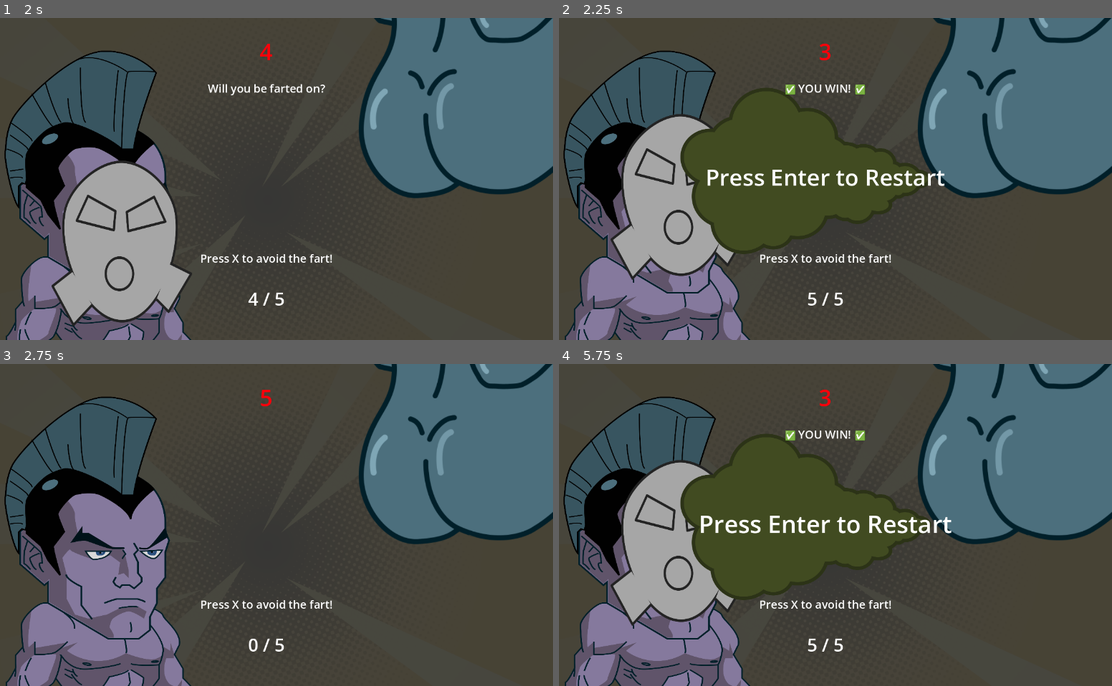
Above: before the commit, frames 1-4 (two rows, left to right).
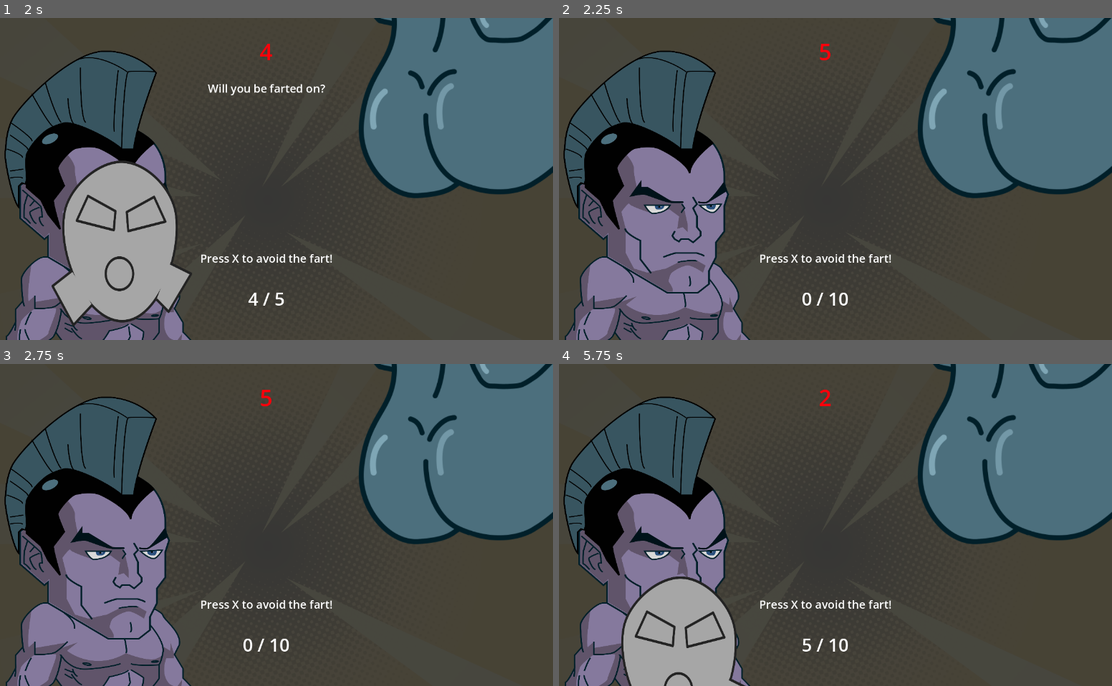
Above: after the commit, the same moments.

Repository: pmedvedevas/gamejam-2026
Game: Godot game, scene res://scenes/game.tscn
The game is run twice, just before and just after one commit, with the same random seed, the same clock (stepped at 60 frames per second) and the same inputs.
Inputs:
- Up to frame 1 (2 s): tap X (press_x) at 0.5, 0.8, 1.25, 1.35 s; hold Enter (press_enter) 0.53-1.28 s; tap Z (press_z, bound only after the commit) at 1.55 s
- Up to frame 2 (2.25 s): tap X (press_x) at 2 s; hold Z (press_z, bound only after the commit) from 2.03 s (still down)
- Up to frame 3 (2.75 s): keep holding Z (press_z, bound only after the commit); tap Enter (press_enter) at 2.3 s
- Up to frame 4 (5.75 s): tap X (press_x) at 2.75, 3.05, 3.5, 5.3 s; release Z (press_z, bound only after the commit) at 2.78 s; tap Enter (press_enter) at 2.85, 4.55 s; hold X (press_x) 3.53-4.28 s; tap Z (press_z, bound only after the commit) at 3.8, 4.35 s; hold Enter (press_enter) from 5.03 s (still down)

Frame 1 is identical in both runs. In frame 2, 13% of the frame differs, in the area x 9-70%, y 7-90%; in frame 3, 0.2%; in frame 4, 16%, in the area x 9-71%, y 8-100%.

Commit message:
Add levels to the game

Diff:
--- a/project.godot
+++ b/project.godot
@@ -36,6 +36,11 @@
 "events": [Object(InputEventKey,"resource_local_to_scene":false,"resource_name":"","device":-1,"window_id":0,"alt_press …(195 unchanged characters)…
 ]
 }
+press_z={
+"deadzone": 0.2,
+"events": [Object(InputEventKey,"resource_local_to_scene":false,"resource_name":"","device":-1,"window_id":0,"alt_pressed":false,"shift_pressed":false,"ctrl_pressed":false,"meta_pressed":false,"pressed":false,"keycode":0,"physical_keycode":90,"key_label":0,"unicode":122,"location":0,"echo":false,"script":null)
+]
+}
 
 [physics]
 
--- a/scenes/game.tscn
+++ b/scenes/game.tscn
@@ -64,6 +64,7 @@
 
 [sub_resource type="SystemFont" id="SystemFont_0tnpc"]
 font_names = PackedStringArray("Comic Sans MS")
+subpixel_positioning = 0
 
 [sub_resource type="Animation" id="Animation_trtic"]
 length = 0.001
--- a/scripts/game.gd
+++ b/scripts/game.gd
@@ -4,14 +4,22 @@
 signal lose
 signal update_ui(presses: int, required: int, time_left: float)
 
-const REQUIRED_PRESSES := 5
 const TIME_LIMIT := 5.0
-
-@onready var game: Node2D = $"."
 
 var press_count := 0
 var time_left := TIME_LIMIT
-var running := true
+var level := 1
+var required_presses := 5
+var presses_increment := 2 # One of the incrementation variable will be unnecessary most likely
+var presses_multiplier := 2
+
+enum GameState {
+	PLAYING,
+	WAITING_NEXT,
+	DEAD
+}
+
+var state := GameState.PLAYING
 
 @onready var timer_label: Label = $UI/TimerVBoxContainer/TimerLabel
 @onready var result_label: Label = $UI/ResultVBoxContainer/ResultLabel
@@ -31,45 +39,46 @@
 	update_ui_labels()
 
 func _process(delta):
-	if not running:
+	if state != GameState.PLAYING:
 		return
 
 	time_left -= delta
 	if time_left <= 0:
 		time_left = 0
-		running = false
 		update_ui_labels()
 
-		if press_count < REQUIRED_PRESSES:
+		if press_count < required_presses:
 			on_lose()
 		return
 
 	update_ui_labels()
 
 func _input(event):
-	if not running:
-		if event.is_action_pressed("press_enter"):
-			restart_game()
-		return
-
-	if event.is_action_pressed("press_x"):
-		#AudioPlayer.play_sfx("click")
-		press_count += 1
-		update_ui_labels()
-
-		if press_count >= REQUIRED_PRESSES:
-			running = false
-			on_win()
+	match state:
+		GameState.PLAYING:
+			if event.is_action_pressed("press_x"):
+				press_count += 1
+				update_ui_labels()
+				if press_count >= required_presses:
+					on_win()
+		GameState.WAITING_NEXT:
+			if event.is_action_pressed("press_z"):
+				next_level()
+		GameState.DEAD:
+			if event.is_action_pressed("press_enter"):
+				restart_game()
 
 func update_ui_labels():
 	timer_label.text = str(int(ceil(time_left)))
 	if press_label:
-		press_label.text = "%d / %d" % [press_count, REQUIRED_PRESSES]
+		press_label.text = "%d / %d" % [press_count, required_presses]
 
 func restart_game():
+	level = 1
+	required_presses = 5
 	press_count = 0
 	time_left = TIME_LIMIT
-	running = true
+	state = GameState.PLAYING
 
 	fart.visible = false
 	face.visible = true
@@ -77,22 +86,42 @@
 
 	face_animation_player.play("live")
 	restart_animation_player.play("disappear")
-
 	mask.set_initial_position()
 
 	update_ui_labels()
 
 func on_win():
-	result_label.text = "✅ YOU WIN! ✅"
+	state = GameState.WAITING_NEXT
+	result_label.text = "✅ LEVEL %d COMPLETE! ✅" % level
+	restart_label.text = "Press Z to go to next fart level"
 	fart.visible = true
-	#face.visible = false
 	restart_animation_player.play("flash")
 	emit_signal("win")
 
 func on_lose():
-	result_label.text = "❌ LOSER! ❌"
+	state = GameState.DEAD
+	result_label.text = "❌ GAME OVER! YOU SUFFOCATED ON LEVEL %d ❌" % level
+	restart_label.text = "Press Enter to Restart"
 	fart.visible = true
 	face_animation_player.play("die")
 	mask.visible = false
 	restart_animation_player.play("flash")
 	emit_signal("lose")
+
+func start_level():
+	press_count = 0
+	time_left = TIME_LIMIT
+	state = GameState.PLAYING
+	fart.visible = false
+	face.visible = true
+	mask.set_initial_position()
+	mask.calculate_steps()
+	update_ui_labels()
+
+func next_level():
+	level += 1
+	#required_presses += presses_increment
+	required_presses = int(required_presses * presses_multiplier)
+	restart_label.text = ""
+	result_label.text = ""
+	start_level()
--- a/scripts/mask.gd
+++ b/scripts/mask.gd
@@ -14,10 +14,13 @@
 	#end_y = face.transform.get_origin()[1]
 	end_y = 400 # Temporary hardcoded value :)
 	position.y = START_Y
-	steps = game.REQUIRED_PRESSES
+	calculate_steps()
+
+func calculate_steps():
+	var required_presses = game.required_presses
 	total_distance = START_Y - end_y
+	steps = required_presses
 	step_size = total_distance / float(steps)
-	print(step_size)
 
 func _input(event):
 	if event.is_action_pressed("press_x"):
